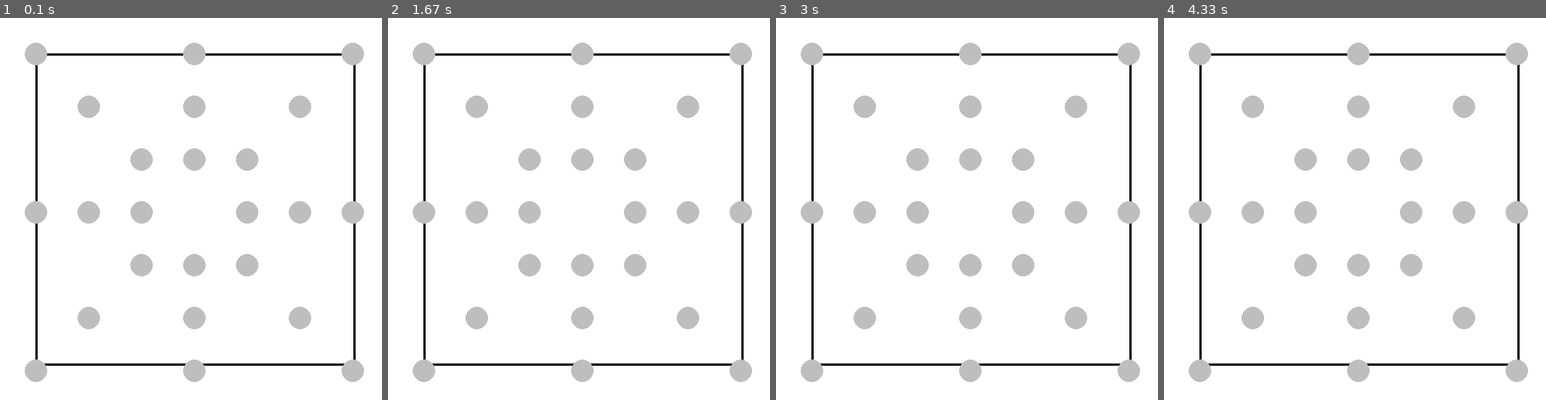
Above: before the commit, frames 1-4 (left to right).
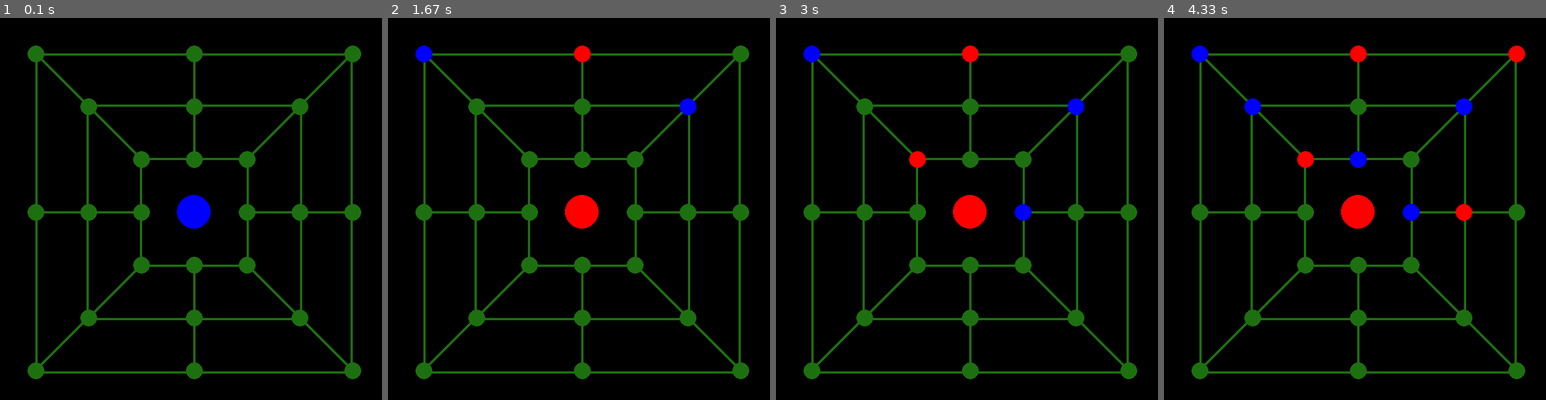
Above: after the commit, the same moments.

Repository: AMRHiwa/game-project-Dr.Nadimi
Game: pygame game, started from test.py
Two runs of this game, one before a commit and one after it. Both use one fixed random seed, a clock stepped at 60 frames per second and the inputs below.
Inputs (mouse positions are in pixels of both pictures, inside the frame that each line leads up to):
- Up to frame 1 (0.1 s): no input
- Up to frame 2 (1.67 s): click (422, 52) at 0.38 s; click (582, 52) at 0.72 s; click (422, 52) at 1.05 s; click (689, 105) at 1.38 s
- Up to frame 3 (3 s): click (970, 212) at 1.72 s; click (970, 52) at 2.05 s; click (917, 159) at 2.38 s; click (1024, 212) at 2.72 s
- Up to frame 4 (4.33 s): click (1515, 52) at 3.05 s; click (1358, 159) at 3.38 s; click (1465, 212) at 3.72 s; click (1251, 105) at 4.05 s

The runs differ from the first frame. In frame 1, 99% of the frame differs, in the area x 0-100%, y 0-100%; in frame 2, 99%; in frame 3, 99%; in frame 4, 99%.

Commit message:
game commit

Diff:
--- a/test.py
+++ b/test.py
@@ -5,17 +5,30 @@
 pygame.init()
 
 # Define board attributes
-board_size = (680, 680) # size of the board
-slot_size = 60 # size of each slot
-rows = 7 # number of rows
-cols = 7 # number of columns
-gap = 34 # gap between each slot
+board_size = (680, 680)  # size of the board
+slot_size = 60  # size of each slot
+rows = 7  # number of rows
+cols = 7  # number of columns
+gap = 34  # gap between each slot
+
 
 # Define colors
 RED = (255, 0, 0)
 BLUE = (0, 0, 255)
 BLACK = (0, 0, 0)
 WHITE = (255, 255, 255)
+dots_line = '#1D700F'
+
+# Initialize the players' colors
+player1_color = BLUE
+player2_color = RED
+
+# Initialize the current player
+current_player = 1
+
+# Initialize the selected circles for each player
+player1_selected = set()
+player2_selected = set()
 
 # Initialize the screen
 screen = pygame.display.set_mode(board_size)
@@ -25,57 +38,112 @@
 clock = pygame.time.Clock()
 
 board_list = [(0, 0), (0, 3), (0, 6), (1, 1), (1, 3), (1, 5), (2, 2),
-              (2, 3), (2, 4), (3, 0), (3, 1), (3, 2), (3, 4), (3, 5),
+              (2, 3), (2, 4), (3, 0), (3, 1), (3, 2),(3,3), (3, 4), (3, 5),
               (3, 6), (4, 2), (4, 3), (4, 4), (5, 1), (5, 3), (5, 5),
               (6, 0), (6, 3), (6, 6)]
 
+# Declare the circle_data dictionary
+circle_data = {}
+for (r, c) in board_list:
+    x = c * slot_size + gap * (c + 1)
+    y = r * slot_size + gap * (r + 1)
+    circle_data[(r, c)] = {
+        'position': (x + 30, y + 30),
+        'color': dots_line
+    }
+
 # Draw the board
 def draw_board():
-    screen.fill(WHITE) # fill the screen with white
-    # for r in range(rows):
-    #     for c in range(cols):
+    screen.fill(WHITE)  # fill the screen with white
+    pygame.draw.rect(screen, "black", (0, 0, 680, 680))
+
+    # ... Existing code ...
+    # rect1
+    pygame.draw.line(screen, dots_line, (64, 64), (680 - 64, 64), 4)
+    pygame.draw.line(screen, dots_line, (64, 64), (64, 680 - 64), 4)
+    pygame.draw.line(screen, dots_line, (680 - 55, 64), (680 - 55, 680 - 64), 4)
+    pygame.draw.line(screen, dots_line, (64, 680 - 50), (680 - 55, 680 - 50), 4)
+    # rect2
+    pygame.draw.line(screen, dots_line, (155, 155), (680 - 155, 155), 4)
+    pygame.draw.line(screen, dots_line, (155, 155), (155, 680 - 155), 4)
+    pygame.draw.line(screen, dots_line, (680 - 145, 145), (680 - 145, 680 - 145), 4)
+    pygame.draw.line(screen, dots_line, (155, 680 - 145), (680 - 145, 680 - 145), 4)
+    # rect3
+    pygame.draw.line(screen, dots_line, (250, 250), (680 - 250, 250), 4)
+    pygame.draw.line(screen, dots_line, (250, 250), (250, 680 - 250), 4)
+    pygame.draw.line(screen, dots_line, (680 - 240, 240), (680 - 240, 680 - 240), 4)
+    pygame.draw.line(screen, dots_line, (250, 680 - 240), (680 - 240, 680 - 240), 4)
+    # line
+    pygame.draw.line(screen, dots_line, (64, 345), (345 - 80, 345), 4)
+    pygame.draw.line(screen, dots_line, (345, 64), (345, 345 - 80), 4)
+    pygame.draw.line(screen, dots_line, (450, 345), (680 - 64, 345), 4)
+    pygame.draw.line(screen, dots_line, (345, 445), (345, 680 - 64), 4)
+    # line
+    pygame.draw.line(screen, dots_line, (64, 64), (250, 250), 6)
+    pygame.draw.line(screen, dots_line, (64, 680 - 55), (260, 680 - 250), 6)
+    pygame.draw.line(screen, dots_line, (680 - 250, 260), (680 - 55, 64), 6)
+    pygame.draw.line(screen, dots_line, (445, 445), (680 - 50, 680 - 50), 6)
+
+    # Draw the circles with their respective colors
+    for position, data in circle_data.items():
+        x, y = data['position']
+        color = data['color']
+        pygame.draw.circle(screen, color, (x, y), 15)
+        # Draw the player's color circle
+        is_shift(circle_data)
 
 
-    # pygame.draw.rect(screen, "darkGreen",(0, 0, 680,680 ))
 
-    # rect1
-    pygame.draw.line(screen, 'Black', (64, 64), (680 - 64, 64), 4)
-    pygame.draw.line(screen, 'Black', (64, 64), (64, 680 - 64), 4)
+# Check if a circle was clicked and change its color
+def check_click(pos):
+    global current_player
+    for position, data in circle_data.items():
+        x, y = data['position']
+        color = data['color']
+        if x - 15 <= pos[0] <= x + 15 and y - 15 <= pos[1] <= y + 15:
+            if color == dots_line:
+                if current_player == 1:
+                    if position not in player2_selected:
+                        data['color'] = player1_color
+                        player1_selected.add(position)
+                        current_player = 2
 
-    pygame.draw.line(screen, 'Black', (680 - 50, 64), (680 - 50,680 - 64), 4)
-    pygame.draw.line(screen, 'Black', (64, 680 - 64), (680 - 50,680 - 64), 4)
+                else:
+                    if position not in player1_selected:
+                        data['color'] = player2_color
+                        player2_selected.add(position)
+                        current_player = 1
+            else:
+                if current_player == 1 and position in player1_selected:
+                    data['color'] = player1_color
+                elif current_player == 2 and position in player2_selected:
+                    data['color'] = player2_color
+            break
+# Remove the color of the selected circle
+def check_click_pic(pos):
+    for position, data in circle_data.items():
+        x, y = data['position']
+        if x - 15 <= pos[0] <= x + 15 and y - 15 <= pos[1] <= y + 15:
+            # Change the color of the clicked circle
+            if data['color'] == player1_color:
+                data['color'] = dots_line
+                player1_selected.remove(position)
+            elif data['color'] == player2_color:
+                    data['color'] = dots_line
+                    player2_selected.remove(position)
+            else:
+                     data['color'] = dots_line
 
-    # pygame.draw.line(screen, 'Black', (64, 64), (680 - 64, 64), 4)
-    # pygame.draw.line(screen, 'Black', (64, 64), (680 - 64, 64), 4)
-    # pygame.draw.line(screen, 'Black', (64, 64), (680 - 64, 64), 4)
-    # pygame.draw.line(screen, 'Black', (64, 64), (680 - 64, 64), 4)
-    # pygame.draw.line(screen, 'Black', (64, 64), (680 - 64, 64), 4)
-    # pygame.draw.line(screen, 'Black', (64, 64), (680 - 64, 64), 4)
-    # pygame.draw.line(screen, 'Black', (64, 64), (680 - 64, 64), 4)
-    # pygame.draw.line(screen, 'Black', (64, 64), (680 - 64, 64), 4)
-    # pygame.draw.line(screen, 'Black', (64, 64), (680 - 64, 64), 4)
-    # pygame.draw.line(screen, 'Black', (64, 64), (680 - 64, 64), 4)
-    for (r,c) in board_list:
 
-        x = c * slot_size + gap * (c + 1)
-        y = r * slot_size + gap * (r + 1)
-        # if r != 4 or c != 4:
-        pygame.draw.circle(screen, "Gray", (x+30, y+30), 20)
-
-# Draw the beads
-def draw_beads(red_beads, blue_beads):
-    for r in range(rows):
-        for c in range(cols):
-            x = c * slot_size + gap * (c + 1)
-            y = r * slot_size + gap * (r + 1)
-            # if (r, c) in red_beads:
-            #     pygame.draw.circle(screen, RED, (x+slot_size//2, y+slot_size//2), slot_size//3)
-            # elif (r, c) in blue_beads:
-            #     pygame.draw.circle(screen, BLUE, (x+slot_size//2, y+slot_size//2), slot_size//3)
-
-# Create the initial bead positions
-red_beads = {(0, 0), (0, 3), (0, 5), (3, 0), (3, 3), (3, 5)}
-blue_beads = {(1, 1), (1, 2), (1, 4), (2, 1), (2, 2), (2, 4)}
+            break
+# Draw the player's color circle
+def is_shift(circle_data):
+    if current_player == 1:
+        pygame.draw.circle(screen, player1_color, (345, 345), 30)
+        circle_data[(3, 3)]['color'] = player1_color
+    else:
+        pygame.draw.circle(screen, player2_color, (345, 345), 30)
+        circle_data[(3, 3)]['color'] = player2_color
 
 # Main game loop
 run = True
@@ -84,16 +152,18 @@
     for event in pygame.event.get():
         if event.type == pygame.QUIT:
             run = False
-
+        elif event.type == pygame.MOUSEBUTTONDOWN:
+            if event.button == 1:  # Left mouse button
+                mouse_pos = pygame.mouse.get_pos()
+                check_click(mouse_pos)
+            else:         # Right mouse button
+                mouse_pos = pygame.mouse.get_pos()
+                check_click_pic(mouse_pos)
     # Draw the board
     draw_board()
 
-    # Draw the beads
-    draw_beads(red_beads, blue_beads)
-
     # Update the screen
     pygame.display.update()
-
     # Set a tick rate to the loop (60 FPS)
     clock.tick(60)
 
